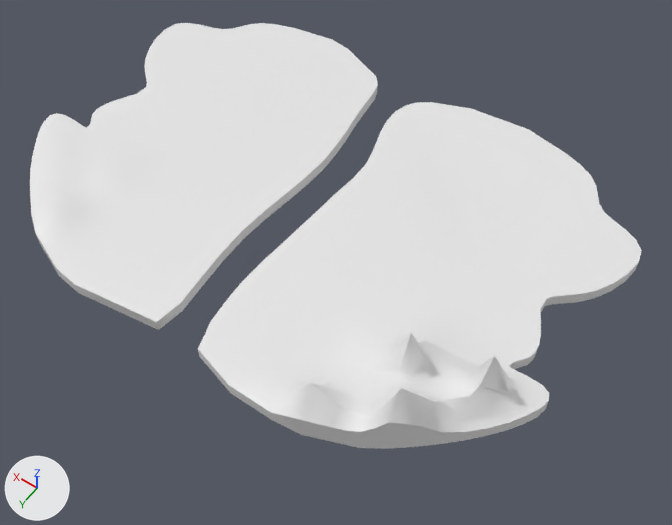
One commit to the FBX model Lock/SM_Location.fbx: the scene before it, then after it.
Before and after are seen from a 50 mm lens placed at (-385.0, 493.0, 707.0), pointed at (-59.0, 36.0, -12.0). The lights are fixed; the arrows at lower left show +X, +Y and +Z. The older version comes first.

In view in the first picture: 'SM_Location'.
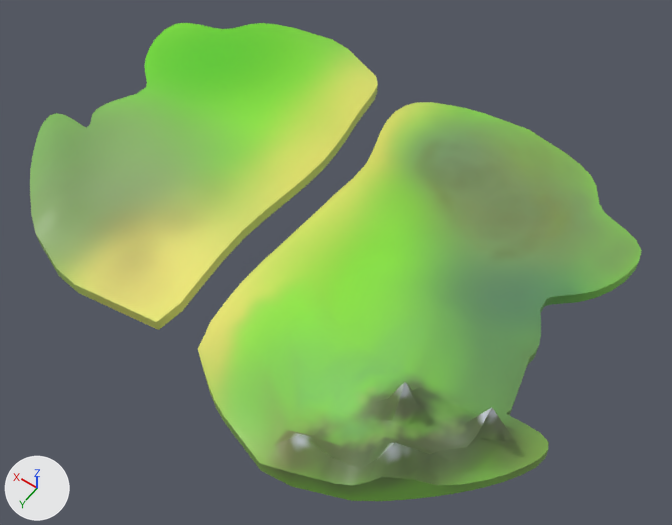
Commit message: Location Mesh Updeated

Edits to the bpy script that builds the scene:
```text
Add img_location_png:
    img_location_png = load_image('Location.png', '../Textures/Location/Location.png', 2048, 2048, 'sRGB')
Add mat_material:
    mat_material = principled_material('Material')
    mat_material.texture = img_location_png
Change me_cube_021:
    used by ob_sm_location; location = (0.0, 0.0, 0.0)
    verts and faces of me_cube_021; kept vertices keep their numbers, new ones are numbered from 741
    before: 459 (192.0, 61.0, 3.0) at pixel (127, 160), 555 (193.0, 91.0, 5.0) at pixel (106, 175), 607 (207.0, 59.0, 3.0) at pixel (118, 153), 615 (206.0, 88.0, 5.0) at pixel (98, 168), 623 (178.0, 62.0, 2.0) at pixel (136, 166)
    before: 630 (180.0, 93.0, 3.0) at pixel (114, 182), 657 (193.0, 107.0, 2.0) at pixel (95, 185), 663 (206.0, 103.0, 3.0) at pixel (89, 178), 664 (180.0, 109.0, 1.0) at pixel (103, 193), 669 (192.0, 76.0, 5.0) at pixel (116, 166)
    before: 676 (207.0, 74.0, 5.0) at pixel (108, 159), 677 (179.0, 77.0, 3.0) at pixel (125, 174)
    remove me_cube_021.from_pydata(...)  # 741 vertices, 653 faces; spans x -301.0..309.0, y -227.0..208.0, z -13.0..67.0
    add me_cube_021.from_pydata(...)  # 787 vertices, 697 faces; spans x -323.0..309.0, y -227.0..250.0, z -13.0..67.0
    me_cube_021 part 1
    22 vertices are removed from x -272.0..-43.0, y -219.0..190.0, z -13.0..67.0
    67 faces are deleted
    28 vertices in x -300.0..-130.0, y 43.0..143.0, z -13.0..61.0 move by (-22.0, 43.0, 0.0)
    25 vertices in x -301.0..-100.0, y 50.0..119.0, z -13.0..26.0 move by (-22.0, 42.0, 0.0)
    17 vertices in x -300.0..-172.0, y 53.0..132.0, z -13.0..29.0 move by (-21.0, 43.0, 0.0)
    14 vertices in x -293.0..-158.0, y 50.0..132.0, z -13.0..63.0 move by (-21.0, 42.0, 0.0)
    4 vertices in x -61.0..-53.0, y 102.0..174.0, z 0.0 move by (15.0, -2.0, 0.0)
    41 vertices move from x -272.0..-53.0, y 84.0..208.0, z -13.0..47.0 to x -265.0..-38.0, y 83.0..250.0, z -13.0..47.0
    63 vertices are added at x -293.0..-28.0, y -221.0..247.0, z -13.0..67.0
    5 new vertices lie (-15.0, 0.0, 0.0) away from vertices in x -57.0..-43.0, y -173.0..2.0, z 0.0
    111 new faces join them
    me_cube_021 part 2
    add for i in [459, 607, 630, 663, 677]: verts[i] += (0.0, 0.0, -3.0)
    add for i in [555, 615, 669, 676]: verts[i] += (0.0, 0.0, -5.0)
    add verts[623] = (178.0, 62.0, 0.0)  # moved, pixel (136, 167)
    add verts[657] = (193.0, 107.0, 0.0)  # moved, pixel (96, 187)
    add verts[664] = (180.0, 109.0, 0.0)  # moved, pixel (103, 193)
    me_cube_021 part 3: 22 kept faces spanning x -187.0..-5.0, y 80.0..250.0, z -13.0..47.0 get new texture (UV) coordinates
    me_cube_021 part 4: 586 faces spanning x -323.0..309.0, y -227.0..250.0, z -13.0..63.0 switch from no material to mat_material (picture img_location_png)
```

What differs and where, as boxes (x1, y1, x2, y2) in the pictures (672 x 525 px; the box of a moved part takes in the faces that stretch with it):
'SM_Location', reshaped (12% taller)
    before: (30, 23, 642, 449)
    after: (30, 23, 642, 501)
part 1 of me_cube_021, moved or reshaped
    before: (198, 102, 549, 449)
    after: (198, 102, 549, 501)
part 2 of me_cube_021, moved or reshaped
    both: (74, 136, 166, 210)
part 3 of me_cube_021, surface changed (white to green)
    before: (229, 260, 380, 441)
    after: (208, 260, 342, 470)
part 4 of me_cube_021, recoloured (white to green)
    before: (30, 23, 642, 441)
    after: (30, 23, 642, 482)
